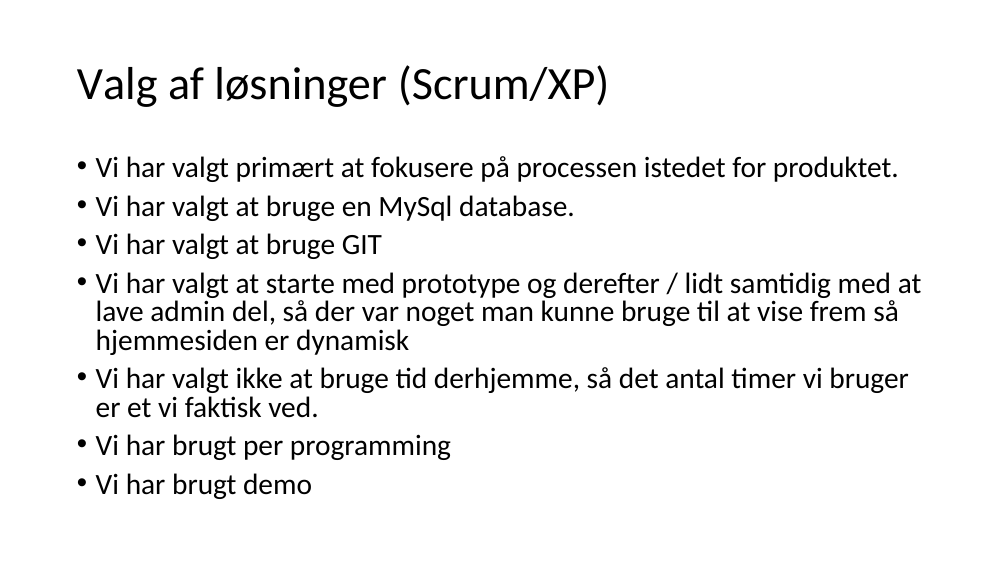
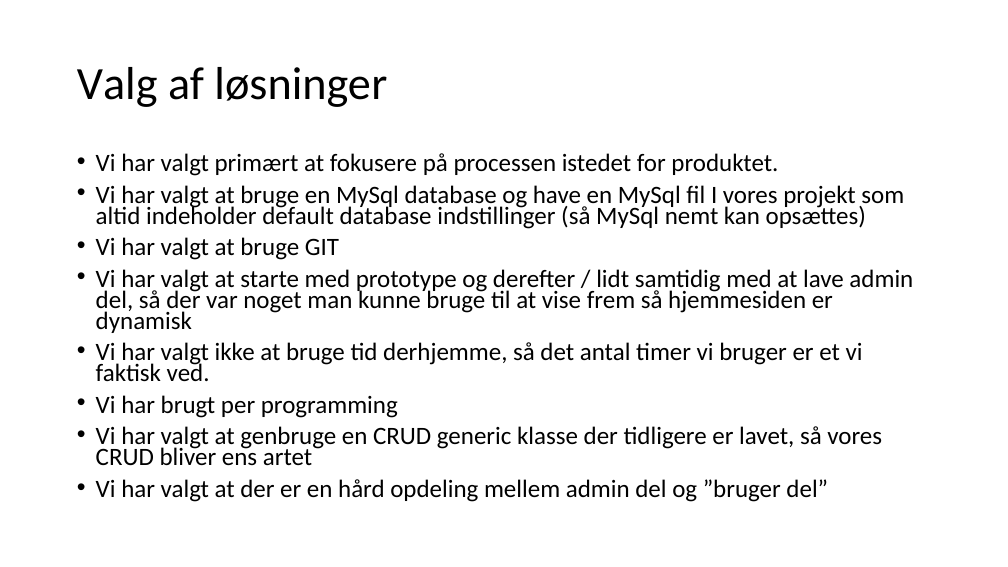
Before and after one commit to mart56p7/kino, a slide deck: slide 5 of powerpoint.pptx. Drawn at 1008x567 pixels with LibreOffice and Linux fonts; fonts in the diff are those of the drawing. Boxes give left, top, right and bottom in pixels: in the first picture for what was removed or moved away, otherwise in the second. Text is boxed around its words. In the diff, an @@ line names an element or a change of style, - is before the commit and + after.

```diff
--- a/powerpoint.pptx
+++ b/powerpoint.pptx
@@ title at <box>77,67,387,107</box>: text changed @@
-Valg af løsninger (Scrum/XP)
+Valg af løsninger
@@ text at <box>96,153,913,418</box>: size 28 to 23.8 pt in "Vi har valgt primært at fokusere på ...", "Vi har valgt at bruge GIT", "Vi har valgt at starte med prototype ...", "Vi har valgt ikke at bruge tid ..." and 1 more places; line spacing 0.8 to 0.7 @@
@@ text at <box>96,185,904,229</box>: text changed; size 28 to 23.8 pt @@
-• Vi har valgt at bruge en MySql database.
+• Vi har valgt at bruge en MySql database og have en MySql fil I vores projekt som altid indeholder default database indstillinger (så MySql nemt kan opsættes)
@@ text at <box>96,426,882,502</box>: text changed; size 28 to 23.8 pt @@
-• Vi har brugt demo
+• Vi har valgt at genbruge en CRUD generic klasse der tidligere er lavet, så vores CRUD bliver ens artet
+• Vi har valgt at der er en hård opdeling mellem admin del og ”bruger del”
```
